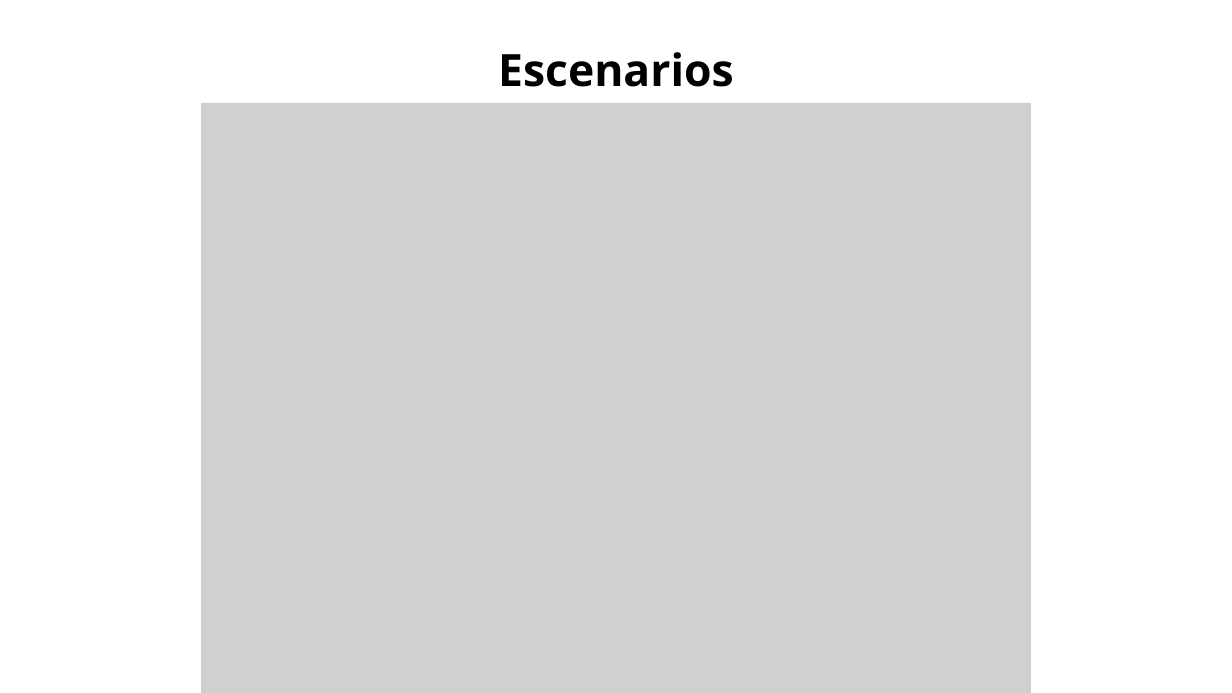
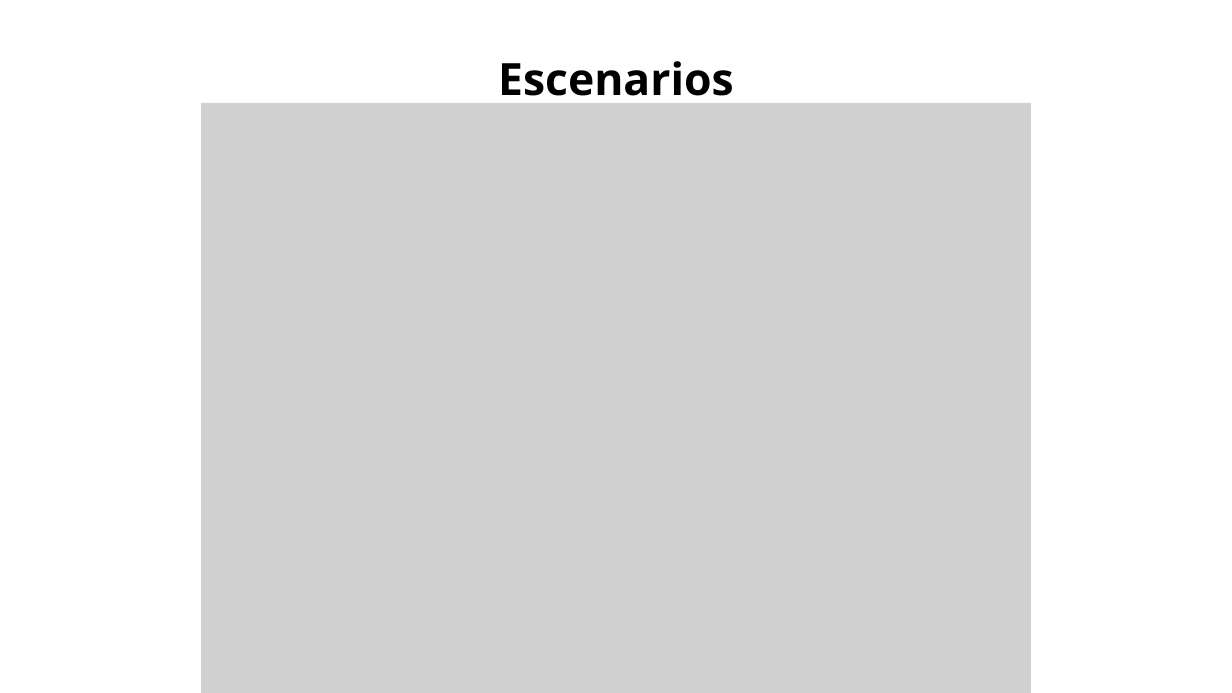
Before and after one commit to Jucer74/SoftwareArchitecture, a slide deck: slide 22 of Project/Views/SistemaSeparacionAudio.views.pptx. Drawn at 1232x693 pixels with LibreOffice and Linux fonts; fonts in the diff are those of the drawing; grey boxes stand for pictures. Boxes give left, top, right and bottom in pixels: in the first picture for what was removed or moved away, otherwise in the second. Text is boxed around its words. In the diff, an @@ line names an element or a change of style, - is before the commit and + after.

```diff
--- a/Project/Views/SistemaSeparacionAudio.views.pptx
+++ b/Project/Views/SistemaSeparacionAudio.views.pptx
@@ text "Escenarios" rewrapped from (x1=498, y1=52, x2=734, y2=87) to (x1=498, y1=61, x2=734, y2=106) @@
```
Also in this commit, not shown: 11 other slides changed.
